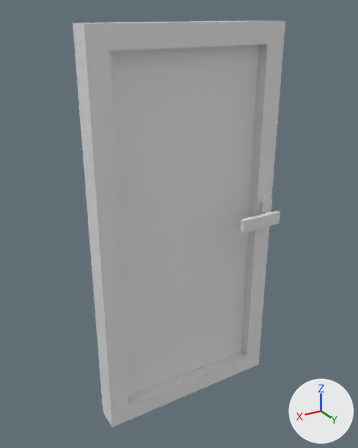
Two versions of the Blender file modern/models/multidecor_window_door_activated.blend, one commit apart.
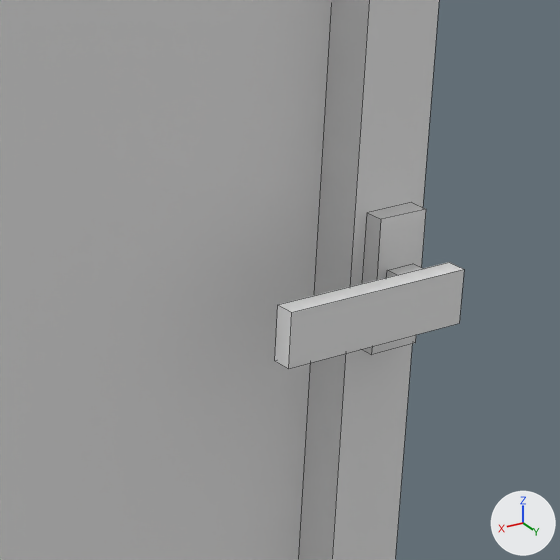
Each version is shown whole from a 50 mm camera at (1.46, 3.94, 3.09) aimed at (-0.91, -0.01, 1.11), then close up on the part from 51% to 84% of the width and 35% to 61% of the height. Every picture has the same lights, and +X, +Y and +Z are marked at lower right. The close-ups show mesh edges as thin lines.

Script lines for the objects in view, before the commit:
```python
me_cube = bpy.data.meshes.new('Cube')
me_cube.from_pydata(...)  # 44 vertices, 36 faces; spans x -2.0..0.0, y -0.13..0.31, z -1.0..3.0
# faces by material slot: [35, 1]
me_cube.materials.append(mat_material)  # white #e7e7e7
me_cube.materials.append(mat_material_001)  # white #e7e7e7
ob_cube = bpy.data.objects.new('Cube', me_cube)
ob_cube.location = (0.0, 0.0, 0.0)
```
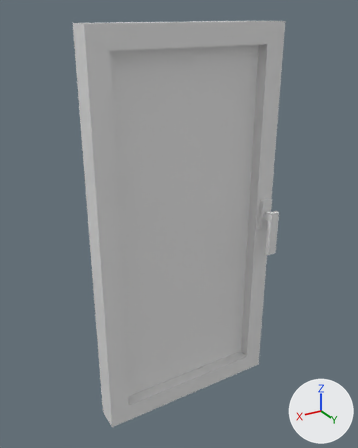
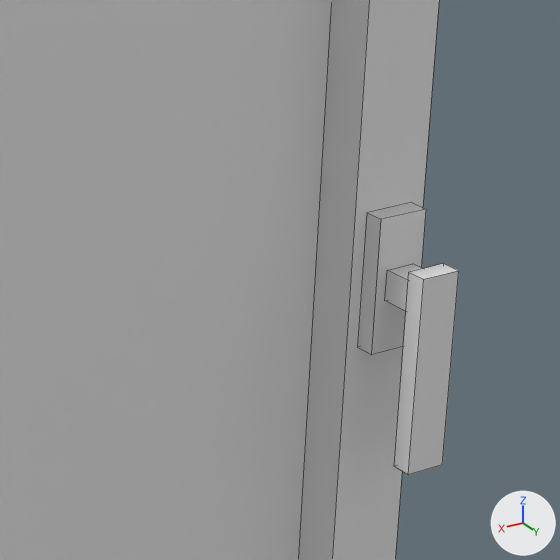
The change, as a list of edits to the scene's bpy script:
```text
Change me_cube:
    where me_cube.from_pydata(...)  # 44 vertices, 36 faces; spans x -2.0..0.0, y -0.13..0.31, z -1.0..3.0
    used by ob_cube; location = (0.0, 0.0, 0.0)
    me_cube part 1
    me_cube.vertices[36].co: (-1.48, 0.26, 1.01) -> (-1.95, 0.26, 0.66)  # pixel (274, 360) -> not seen
    me_cube.vertices[37].co: (-1.48, 0.26, 1.14) -> (-1.85, 0.26, 0.66)  # pixel (277, 304) -> pixel (394, 466)
    me_cube.vertices[38].co: (-1.97, 0.26, 1.01) -> (-1.95, 0.26, 1.14)  # not seen -> pixel (443, 263)
    me_cube.vertices[39].co: (-1.97, 0.26, 1.14) -> (-1.85, 0.26, 1.14)  # pixel (449, 262) -> pixel (408, 272)
    me_cube.vertices[40].co: (-1.48, 0.31, 1.01) -> (-1.95, 0.31, 0.66)  # pixel (288, 368) -> pixel (442, 464)
    me_cube.vertices[41].co: (-1.48, 0.31, 1.14) -> (-1.85, 0.31, 0.66)  # pixel (291, 312) -> pixel (408, 474)
    me_cube.vertices[42].co: (-1.97, 0.31, 1.14) -> (-1.85, 0.31, 1.14)  # pixel (464, 269) -> pixel (423, 279)
    me_cube.vertices[43].co: (-1.97, 0.31, 1.01) -> (-1.95, 0.31, 1.14)  # pixel (459, 323) -> pixel (458, 270)
```

What differs and where, as boxes [x1, y1, x2, y2] in the close-ups (560 x 560 px; the box of a moved part takes in the faces that stretch with it):
'Cube', reshaped: before [0, 0, 464, 560]; after [0, 0, 459, 560]
part 1 of me_cube, moved or reshaped: before [275, 262, 464, 369]; after [394, 263, 459, 475]
